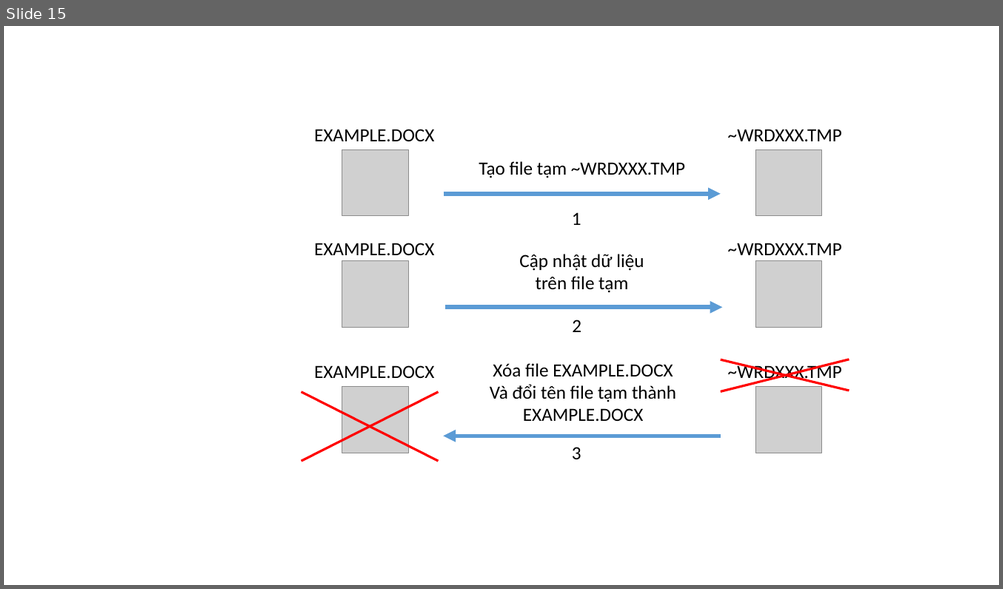
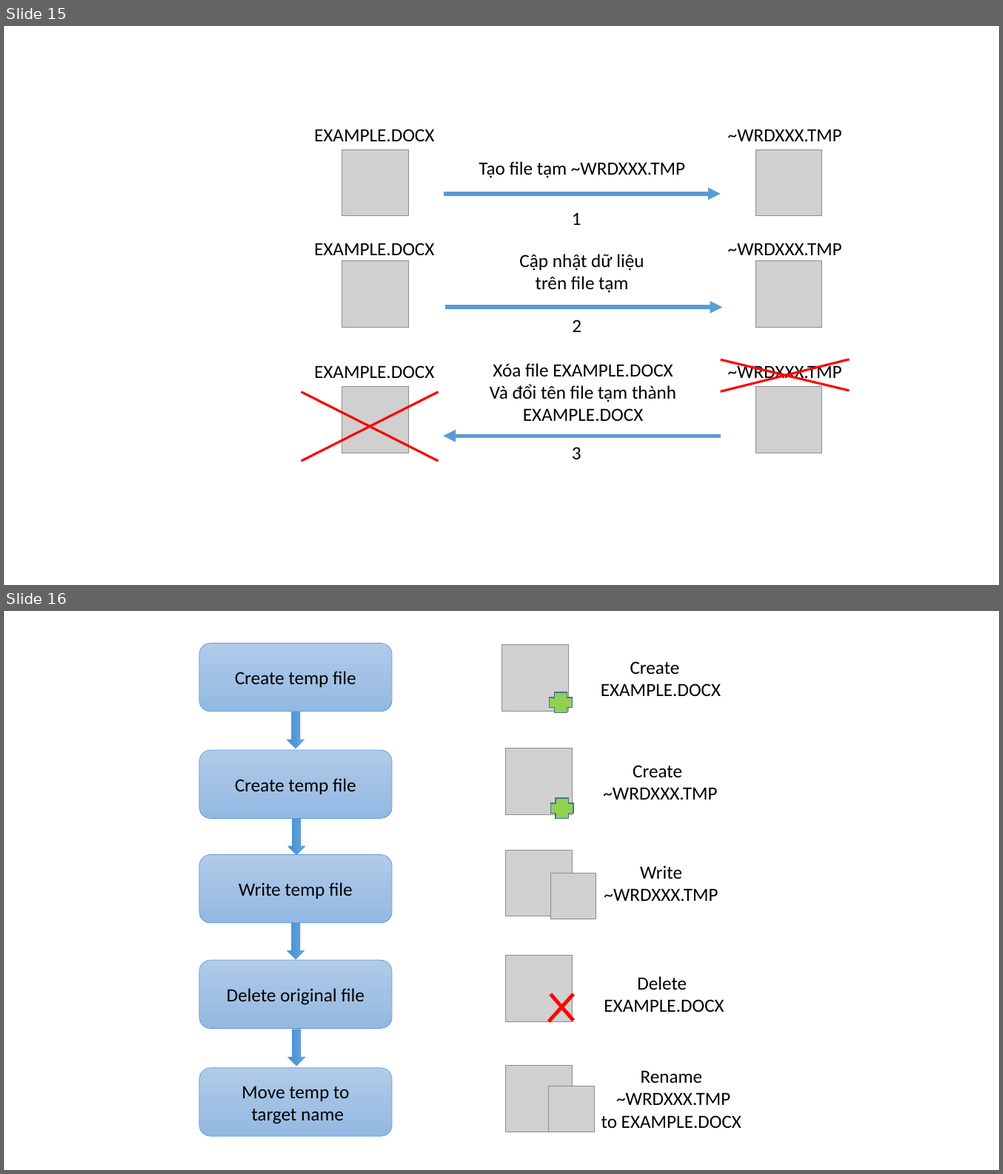
Before and after one commit to dotrungduchd/LUANVAN, a slide deck: Document/SODO.pptx. Shown one above the other, each under a label of ours: slide 15 before the commit, slides 15 and 16 after it. The pictures are 1003x589 and 1003x1174 pixels, drawn with LibreOffice and Linux fonts; fonts in the diff are those of the drawing; grey boxes stand for pictures. Boxes give left, top, right and bottom in pixels: in the first picture for what was removed or moved away, otherwise in the second. Text is boxed around its words. In the diff, an @@ line names an element or a change of style, - is before the commit and + after.

```diff
--- a/Document/SODO.pptx
+++ b/Document/SODO.pptx
@@ slide 16 added at [4,611,999,1170], background #FFFFFF @@
@@ rounded rectangle added at [199,643,392,712], fill gradient #B1CBE9 to #A3C1E5 to #93B9E4, outline #5B9BD5 0.5 pt, 18 pt, text #000000 @@
+Create temp file
@@ picture added at [502,644,568,711] @@
@@ text added at [600,661,720,696], 18 pt, text #000000 @@
+Create
+EXAMPLE.DOCX
@@ plus added at [549,692,572,712], fill #92D050, outline #43739E 1 pt @@
@@ right arrow added at [287,712,304,749], fill gradient #71A6DB to #559BDB to #448ACA, outline #5B9BD5 0.5 pt @@
@@ rounded rectangle added at [199,751,392,819], fill gradient #B1CBE9 to #A3C1E5 to #93B9E4, outline #5B9BD5 0.5 pt, 18 pt, text #000000 @@
+Create temp file
@@ picture added at [506,749,572,815] @@
@@ text added at [603,765,717,800], 18 pt, text #000000 @@
+Create
+~WRDXXX.TMP
@@ plus added at [550,798,573,818], fill #92D050, outline #43739E 1 pt @@
@@ right arrow added at [288,818,305,855], fill gradient #71A6DB to #559BDB to #448ACA, outline #5B9BD5 0.5 pt @@
@@ picture added at [506,851,572,917] @@
@@ rounded rectangle added at [199,855,392,923], fill gradient #B1CBE9 to #A3C1E5 to #93B9E4, outline #5B9BD5 0.5 pt, 18 pt, text #000000 @@
+Write temp file
@@ picture added at [550,874,596,919] @@
@@ text added at [603,866,717,901], 18 pt, text #000000 @@
+Write
+~WRDXXX.TMP
@@ right arrow added at [287,923,304,960], fill gradient #71A6DB to #559BDB to #448ACA, outline #5B9BD5 0.5 pt @@
@@ rounded rectangle added at [199,960,392,1029], fill gradient #B1CBE9 to #A3C1E5 to #93B9E4, outline #5B9BD5 0.5 pt, 18 pt, text #000000 @@
+Delete original file
@@ picture added at [506,956,572,1022] @@
@@ text added at [603,977,723,1012], 18 pt, text #000000 @@
+Delete
+EXAMPLE.DOCX
@@ line added from (549, 1022) to (573, 994), #FF0000 3.5 pt @@
@@ line added from (550, 994) to (573, 1021), #FF0000 3.5 pt @@
@@ right arrow added at [288,1030,305,1066], fill gradient #71A6DB to #559BDB to #448ACA, outline #5B9BD5 0.5 pt @@
@@ rounded rectangle added at [199,1068,392,1137], fill gradient #B1CBE9 to #A3C1E5 to #93B9E4, outline #5B9BD5 0.5 pt, 18 pt, text #000000 @@
+Move temp to
+target name
@@ picture added at [506,1066,572,1133] @@
@@ text added at [601,1071,741,1128], 18 pt, text #000000 @@
+Rename
+~WRDXXX.TMP
+to EXAMPLE.DOCX
@@ picture added at [549,1086,595,1132] @@
```
Also in this commit, not shown: 1 slide changed, 6 other slides added, 1 other file.
